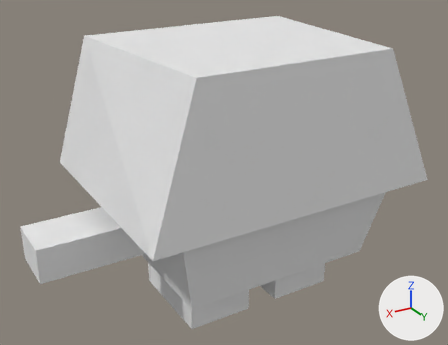
An edit to the Blender file Assets/Meshes/migeon.blend, drawn before and after from the same camera.
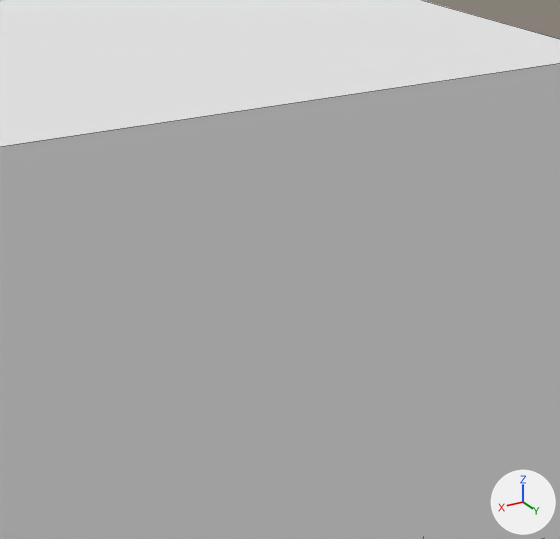
Old and new are each drawn whole from a 50 mm lens placed at (1.89, 2.99, 1.7), pointed at (0.07, -0.04, 0.19) and again close up on the part from 49% to 84% of the width and 10% to 54% of the height. Every picture has the same lights, and +X, +Y and +Z are marked at lower right. The close-ups show mesh edges as thin lines.

The first close-up shows 'Migeon'.
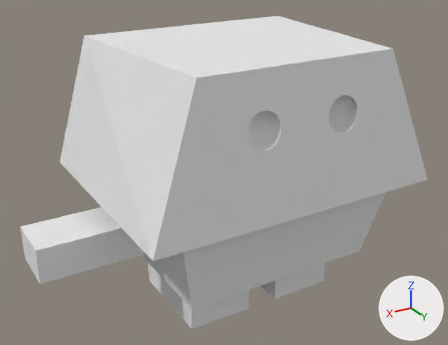
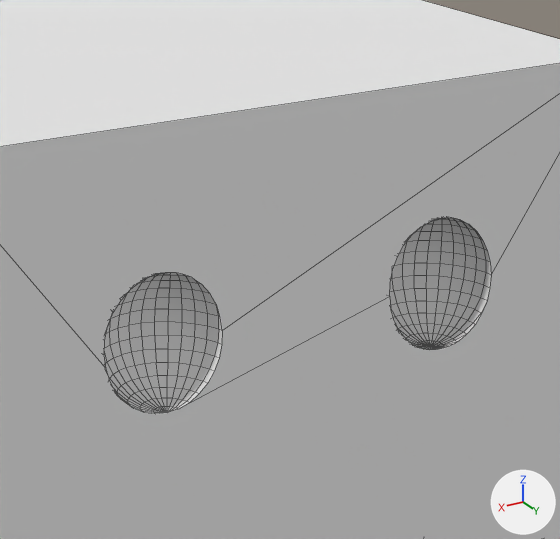
Location of each change, [x1, y1, x2, y2] in pixels of the close-ups (560 x 539 px):
part 1 of me_cube_003, built on
    after: [0, 64, 560, 417]

Edits to the bpy script that builds the scene:
```text
Change me_cube_003:
    used by ob_migeon; location = (0.0, 0.0, 0.3); scale = (0.2, 0.2, 0.7)
    remove me_cube_003.from_pydata(...)  # 49 vertices, 36 faces, 1 loose edge; spans x -6.5..6.5, y -3.5..3.5, z -1.29..1.0
    add me_cube_003.from_pydata(...)  # 647 vertices, 594 faces; spans x -6.5..6.5, y -3.5..3.5, z -1.29..1.0
    me_cube_003 part 1: 1 vertex removed from x -3.0, y 3.0, z 1.0; 599 vertices added at x -1.75..1.74, y 2.63..3.25, z 0.43..0.71
```
